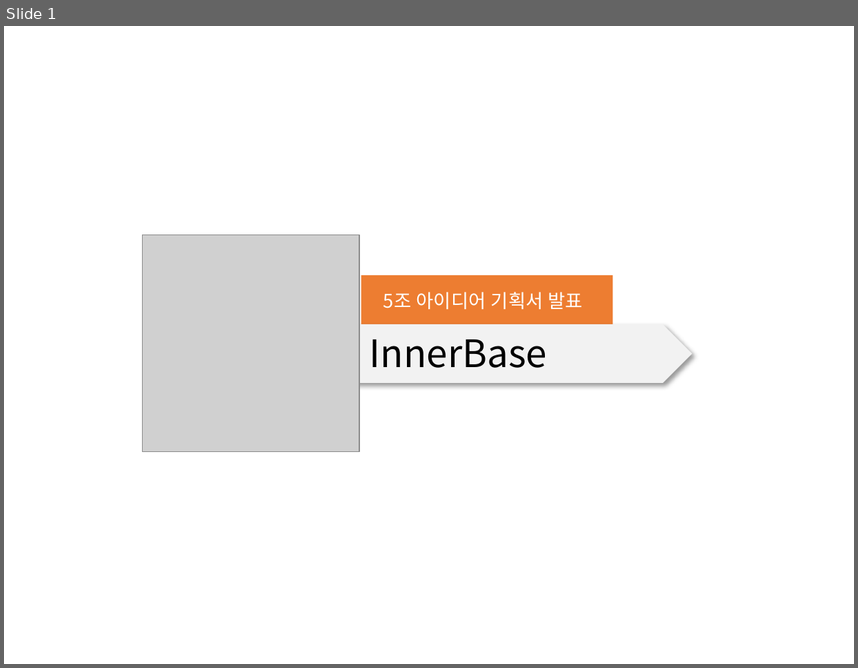
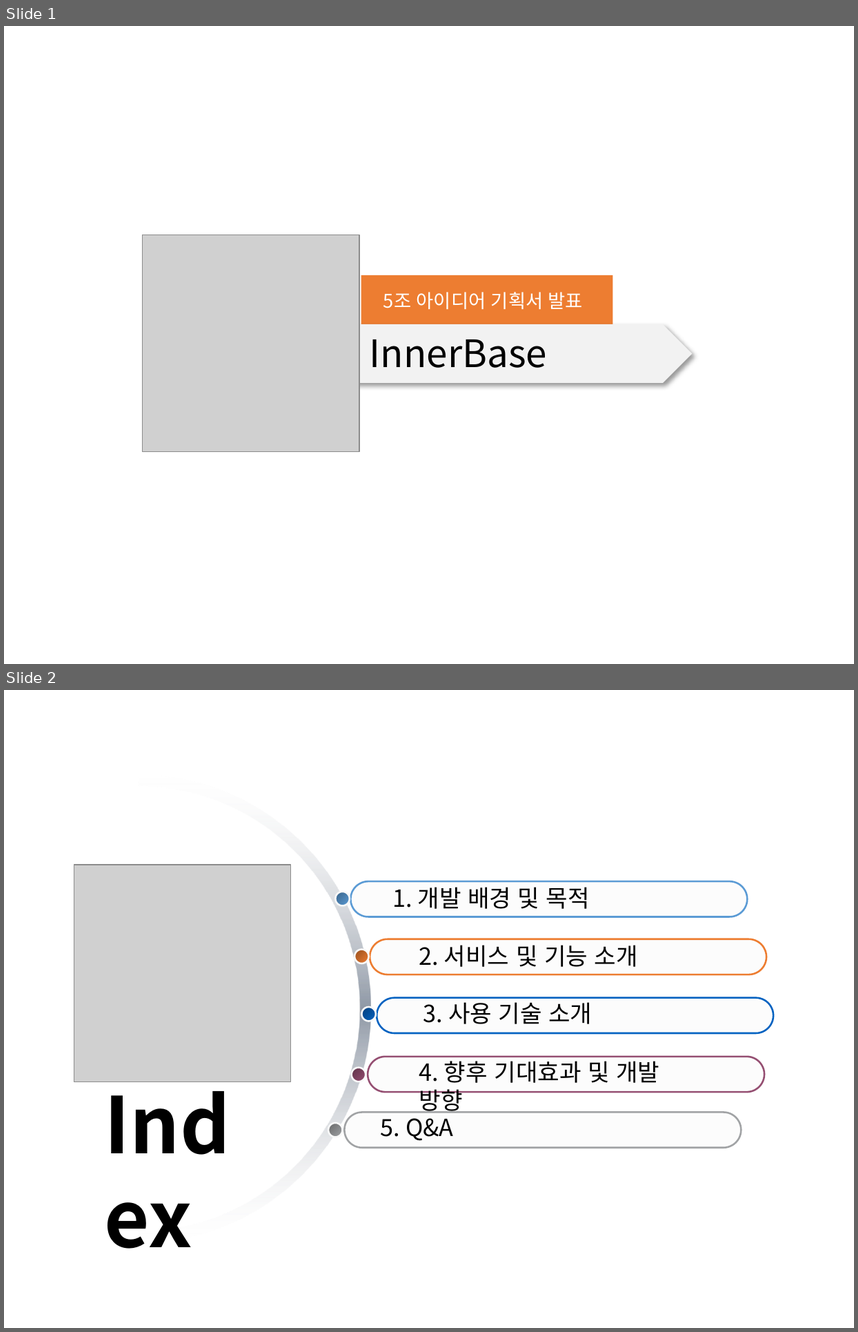
Before and after one commit to Bik00/WD3A5_Project, a slide deck: 기획서/03_기획 발표 프레젠테이션.pptx. Shown one above the other, each under a label of ours: slide 1 before the commit, slides 1 and 2 after it. The pictures are 858x668 and 858x1332 pixels, drawn with LibreOffice and Linux fonts; fonts in the diff are those of the drawing; grey boxes stand for pictures. Boxes give left, top, right and bottom in pixels: in the first picture for what was removed or moved away, otherwise in the second. Text is boxed around its words. In the diff, an @@ line names an element or a change of style, - is before the commit and + after.

```diff
--- a/기획서/03_기획 발표 프레젠테이션.pptx
+++ b/기획서/03_기획 발표 프레젠테이션.pptx
@@ slide 2 added at (4,690,854,1328), background #FFFFFF @@
@@ picture added at (74,865,290,1081) @@
@@ text added at (392,887,590,909), 20 pt, text #000000 @@
+1. 개발 배경 및 목적
@@ text added at (419,945,638,967), 20 pt, text #000000 @@
+2. 서비스 및 기능 소개
@@ text added at (424,998,592,1024), 20 pt, text #000000 @@
+3. 사용 기술 소개
@@ text added at (419,1061,660,1113), 20 pt, text #000000 @@
+4. 향후 기대효과 및 개발 방향
@@ text added at (96,1072,256,1174), 66 pt, text #000000, bold @@
+Index
@@ group added at (4,775,773,1243): 5 rounded rectangles, 5 ellipses, 1 freeform shape @@
@@ text added at (381,1112,454,1141), 20 pt, text #000000 @@
+5. Q&A
```
Also in this commit, not shown: 16 other slides added, 13 other files.
